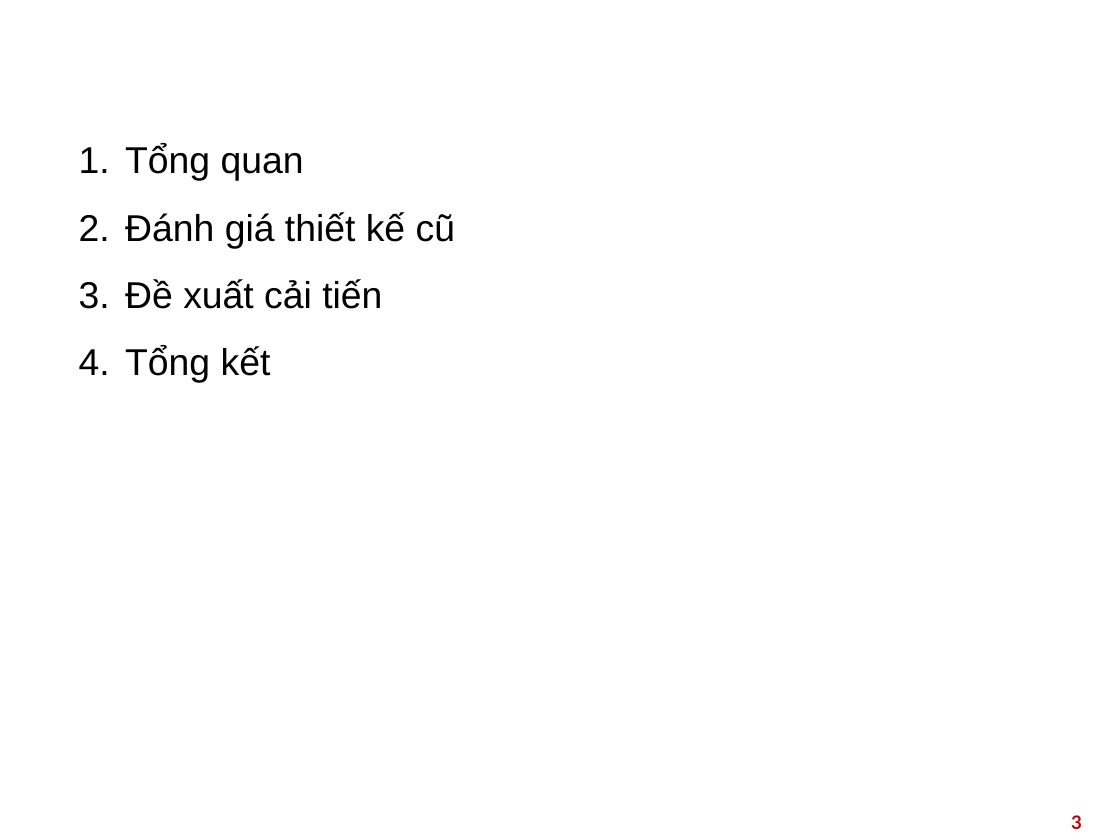
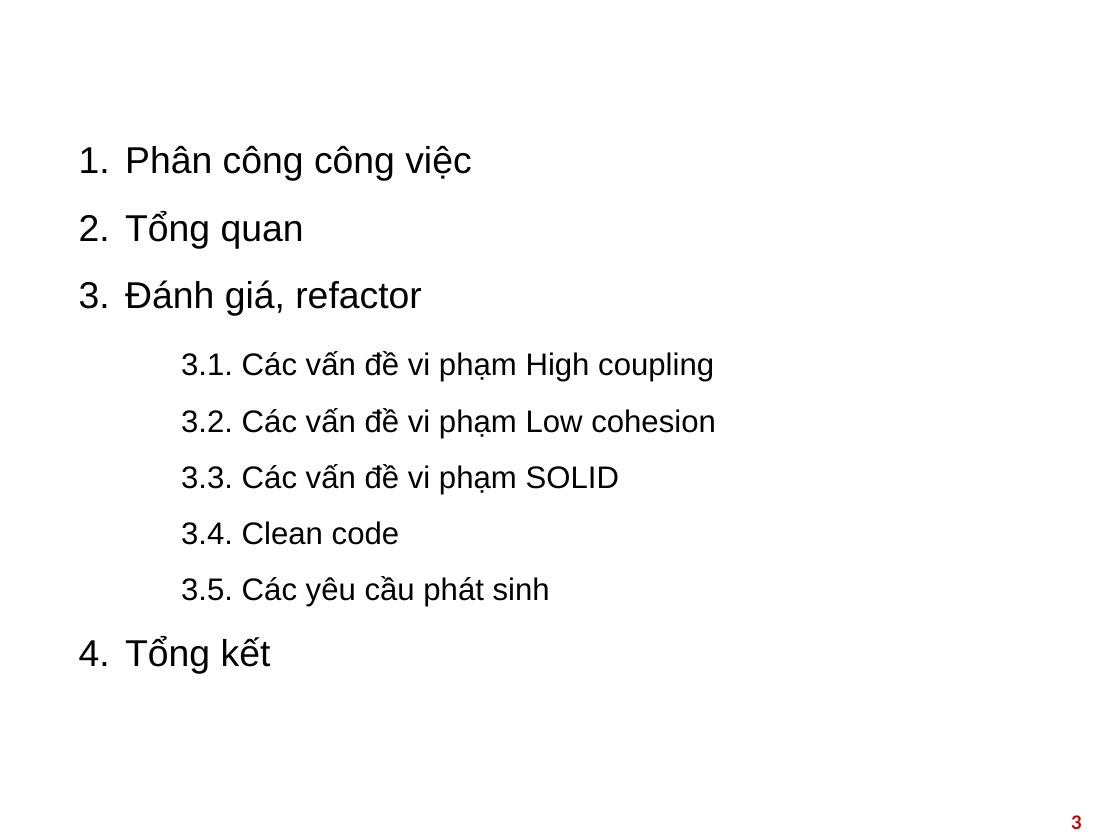
Before and after one commit to HieuPham2000/DP.20212.03, a slide deck: slide 3 of presentation/Design_Pattern_Slide.pptx. Drawn at 1120x840 pixels with LibreOffice and Linux fonts; fonts in the diff are those of the drawing; background and template pictures are left out. Boxes give left, top, right and bottom in pixels: in the first picture for what was removed or moved away, otherwise in the second. Text is boxed around its words. In the diff, an @@ line names an element or a change of style, - is before the commit and + after.

```diff
--- a/presentation/Design_Pattern_Slide.pptx
+++ b/presentation/Design_Pattern_Slide.pptx
@@ text at <box>125,145,471,181</box>: paragraph added @@
+1. Phân công công việc
@@ text at <box>125,280,716,607</box>: text changed; size 24 to 20 pt @@
-2. Đánh giá thiết kế cũ
-3. Đề xuất cải tiến
+3. Đánh giá, refactor
+            3.1. Các vấn đề vi phạm High coupling
+            3.2. Các vấn đề vi phạm Low cohesion
+            3.3. Các vấn đề vi phạm SOLID
+            3.4. Clean code
+            3.5. Các yêu cầu phát sinh
```
Also in this commit, not shown: 3 other slides changed, 5 slides added, 1 slide removed.
